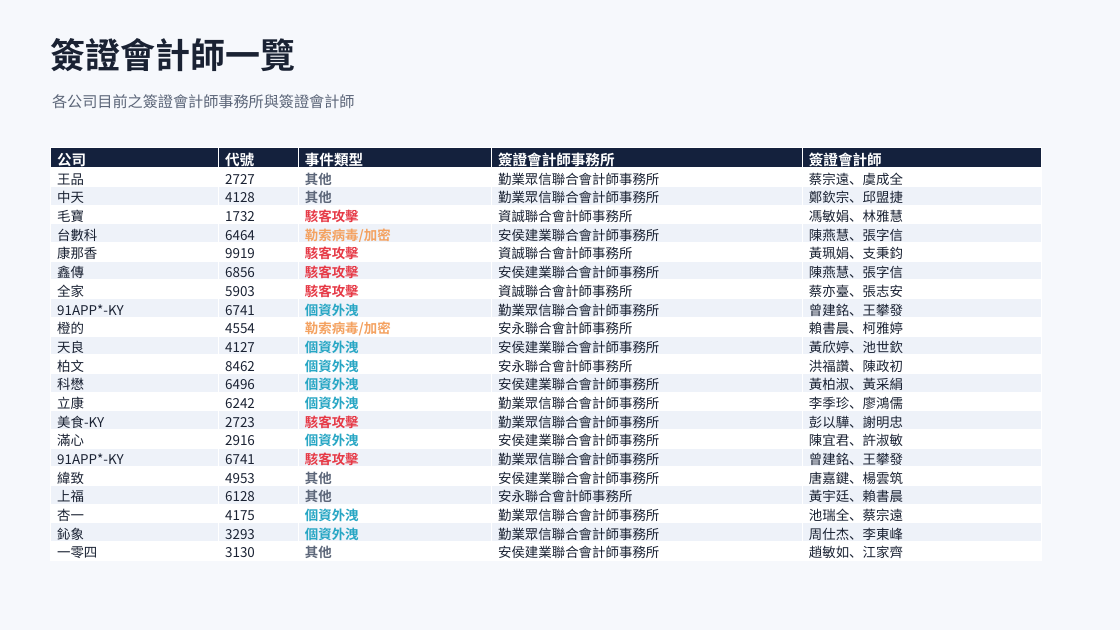
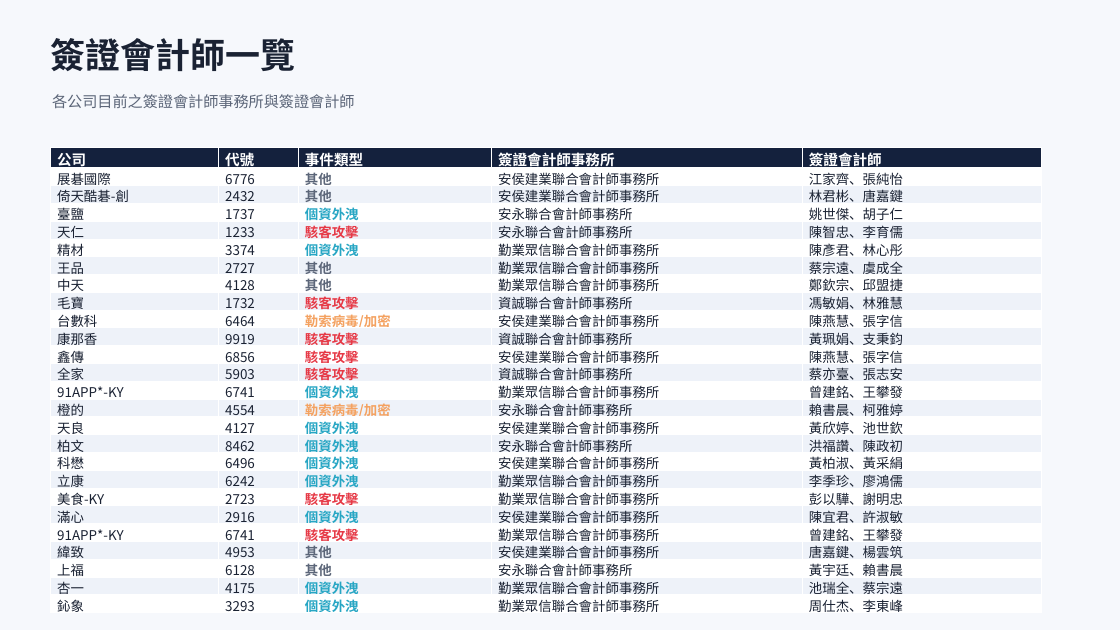
Before and after one commit to Johnnylin77/mops-isec-monitor, a slide deck: slide 4 of 資安事件因應分析.pptx. Drawn at 1120x630 pixels with LibreOffice and Linux fonts; fonts in the diff are those of the drawing. Boxes give left, top, right and bottom in pixels: in the first picture for what was removed or moved away, otherwise in the second. Text is boxed around its words. In the diff, an @@ line names an element or a change of style, - is before the commit and + after.

```diff
--- a/資安事件因應分析.pptx
+++ b/資安事件因應分析.pptx
@@ table at box(50, 147, 1042, 616) @@
+row 2: 展碁國際 | 6776 | 其他 | 安侯建業聯合會計師事務所 | 江家齊、張純怡
+row 3: 倚天酷碁-創 | 2432 | 其他 | 安侯建業聯合會計師事務所 | 林君彬、唐嘉鍵
+row 4: 臺鹽 | 1737 | 個資外洩 | 安永聯合會計師事務所 | 姚世傑、胡子仁
+row 5: 天仁 | 1233 | 駭客攻擊 | 安永聯合會計師事務所 | 陳智忠、李育儒
+row 6: 精材 | 3374 | 個資外洩 | 勤業眾信聯合會計師事務所 | 陳彥君、林心彤
-row 22: 一零四 | 3130 | 其他 | 安侯建業聯合會計師事務所 | 趙敏如、江家齊
```
Also in this commit, not shown: 9 other slides changed, 1 slide added, 2 other files.
